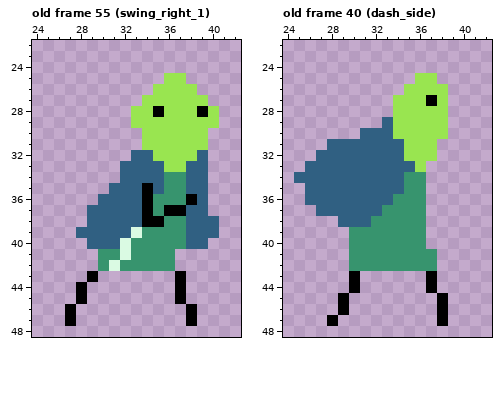
A pixel-art file gets an edit: scenes/player/player.aseprite. The first picture shows the starting point.
64x64 pixels, 81 frames. Shown: old frame 55 (swing_right_1): x 24..42, y 22..48; old frame 40 (dash_side): x 24..42, y 22..48. The commit also changed other frames, which this record leaves out.
After:
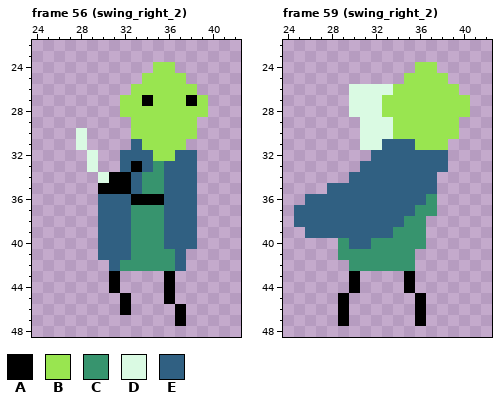
Palette (. is transparent): A #000000  B #99e550  C #37946e  D #dafae3  E #306082
A new or re-ordered frame is compared with the old frame closest to it.
The exact change:
frames 81 -> 86
Frame 56 (swing_right_2) is new; against old frame 55 (swing_right_1):
The author put colour A in row 34 at x 31; in row 35 at x 30; in rows 43 to 44 at x 31 and 36; in row 45 at x 32 and 36; in row 46 at x 32 and 37; in row 47 at x 37.
Colour B becomes colour A in row 27 at x 34 and 38.
Colour C becomes colour A in row 36 at x 35.
Colour E becomes colour A in row 33 at x 33; in row 34 at x 32; in row 35 at x 31 to 32; in row 36 at x 33.
The author put colour B in row 24 at x 35 to 36; in row 25 at x 34 to 35; in row 26 at x 33 to 34; in row 27 at x 32 to 33; in row 28 at x 32; in row 30 at x 33.
Colour A becomes colour B in row 28 at x 35 and 39.
Colour A becomes colour C in row 35 at x 34; in row 37 at x 34; in row 38 at x 34 to 35.
Colour D becomes colour C in row 39 at x 33.
Colour E becomes colour C in row 33 at x 35; in row 34 at x 34 to 35; in row 35 at x 35; in rows 37 to 38 at x 33.
The author put colour D in rows 30 to 31 at x 28; in rows 32 to 33 at x 29; in row 34 at x 30.
The author put colour E in row 31 at x 33; in row 32 at x 32; in rows 41 to 42 at x 37.
Colour A becomes colour E in row 36 at x 38; in row 37 at x 36 to 37.
Colour B becomes colour E in row 32 at x 37 to 38; in row 33 at x 36 to 37.
Colour C becomes colour E in rows 34 to 36 at x 36 to 37; in rows 38 to 40 at x 36 to 37; in row 41 at x 30 to 31.
Colour D becomes colour E in rows 40 to 41 at x 32; in row 42 at x 31.
Colour A is removed in row 43 at x 29 and 37; in rows 44 to 45 at x 28 and 37; in rows 46 to 47 at x 27 and 38.
Colour B is removed in row 28 at x 40; in row 29 at x 39 to 40; in row 30 at x 39; in row 31 at x 38 to 39.
Colour C is removed in row 42 at x 30.
Colour E is removed in rows 32 to 36 at x 39; in row 37 at x 29 and 39; in row 38 at x 29 and 39 to 40; in row 39 at x 28 to 29 and 39 to 40; in row 40 at x 29 and 39.
Frame 59 (swing_right_2) is new; against old frame 40 (dash_side):
The author put colour A in rows 43 to 44 at x 35; in rows 45 to 46 at x 36; in row 47 at x 29 and 36.
The author put colour B in row 24 at x 36 to 37; in row 25 at x 35 and 38; in row 26 at x 34 and 39; in rows 27 to 28 at x 33 and 39 to 40; in rows 29 to 30 at x 39; in row 31 at x 38.
Colour A becomes colour B in row 27 at x 37.
The author put colour C in rows 36 to 37 at x 37; in rows 40 to 41 at x 29.
The author put colour D in row 26 at x 30 to 33; in rows 27 to 28 at x 30 to 32; in row 29 at x 31 to 32.
Colour E becomes colour D in row 29 at x 33; in row 30 at x 31 to 33; in row 31 at x 31 to 32.
The author put colour E in row 32 at x 38; in row 33 at x 37 to 38; in rows 34 to 35 at x 37; in row 37 at x 25 to 26; in row 38 at x 25 to 28; in row 39 at x 26 to 29.
Colour B becomes colour E in row 31 at x 35; in row 32 at x 35 to 37; in row 33 at x 36.
Colour C becomes colour E in rows 34 to 35 at x 35 to 36; in row 36 at x 34 to 36; in row 37 at x 33 to 35; in row 38 at x 32 to 34; in row 39 at x 30 to 33; in row 40 at x 30 to 31.
Colour A is removed in rows 43 to 44 at x 37; in rows 45 to 46 at x 38; in row 47 at x 28 and 38.
Colour C is removed in rows 41 to 42 at x 36 to 37.
Colour E is removed in row 31 at x 28 to 30; in row 32 at x 27 to 31; in row 33 at x 26 to 30; in row 34 at x 25 to 29; in row 35 at x 26 to 27.
